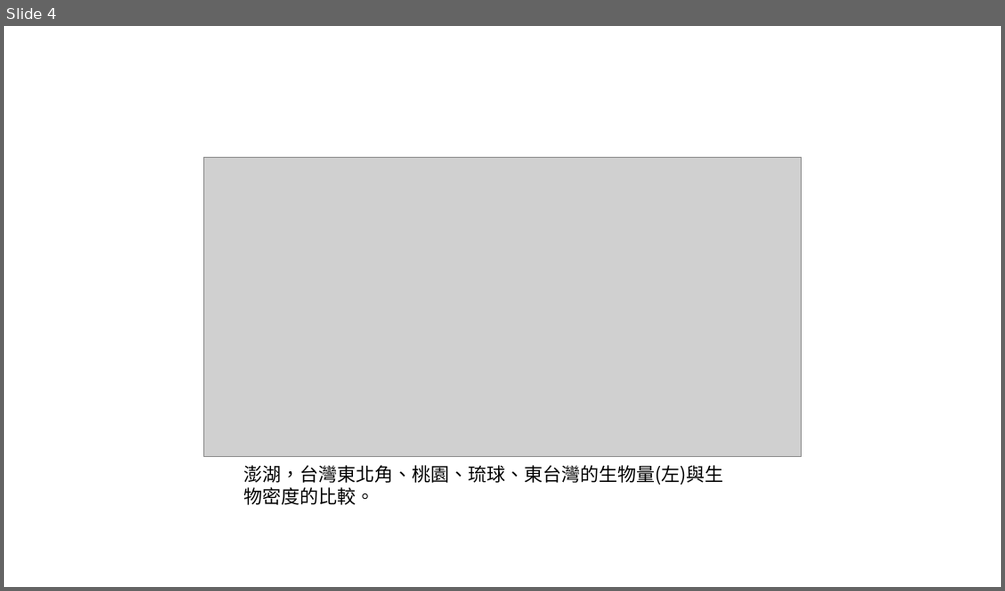
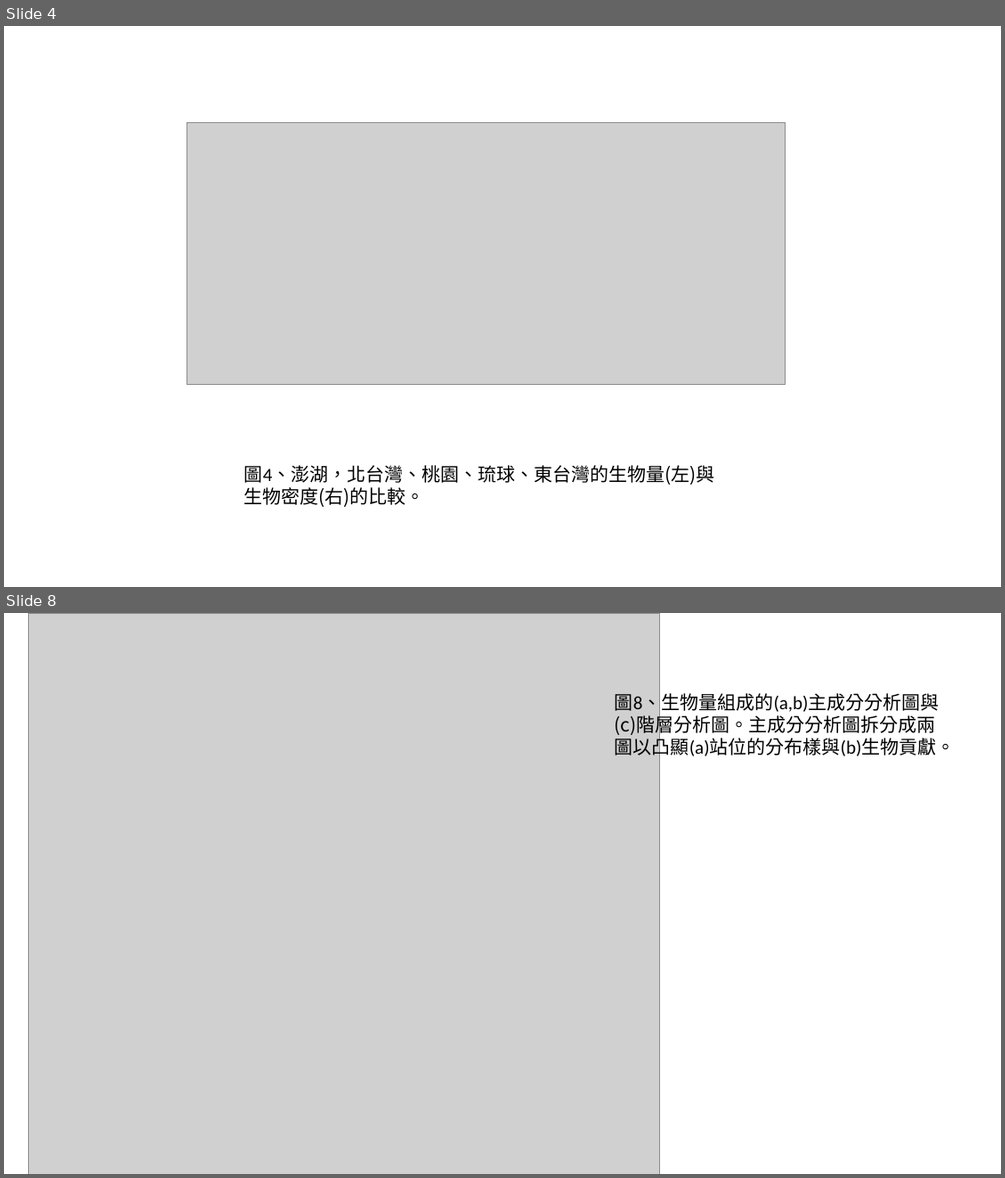
Before and after one commit to chenyenting1998/2022_OCA_midterm, a slide deck: report/figure.pptx. Shown one above the other, each under a label of ours: slide 4 before the commit, slides 4 and 8 after it; the slides between them are not shown. The pictures are 1005x591 and 1005x1178 pixels, drawn with LibreOffice and Linux fonts; fonts in the diff are those of the drawing; grey boxes stand for pictures. Boxes give left, top, right and bottom in pixels: in the first picture for what was removed or moved away, otherwise in the second. Text is boxed around its words. In the diff, an @@ line names an element or a change of style, - is before the commit and + after.

```diff
--- a/report/figure.pptx
+++ b/report/figure.pptx
@@ slide 8 added at [4,613,1001,1174], background #FFFFFF @@
@@ picture added at [29,613,660,1174] @@
@@ text added at [615,690,955,758], 18 pt, text #000000 @@
+圖8、生物量組成的(a,b)主成分分析圖與(c)階層分析圖。主成分分析圖拆分成兩圖以凸顯(a)站位的分布樣與(b)生物貢獻。
@@ slide 4 changed as well @@
@@ picture: place and size @@
-picture at [203,157,802,456]
+picture at [187,122,785,384]
@@ text at [244,465,715,507]: text changed @@
-澎湖，台灣東北角、桃園、琉球、東台灣的生物量(左)與生物密度的比較。
+圖4、澎湖，北台灣、桃園、琉球、東台灣的生物量(左)與生物密度(右)的比較。
```
Also in this commit, not shown: 3 other slides changed, 3 other slides added, 4 slides removed, 1 other file.
